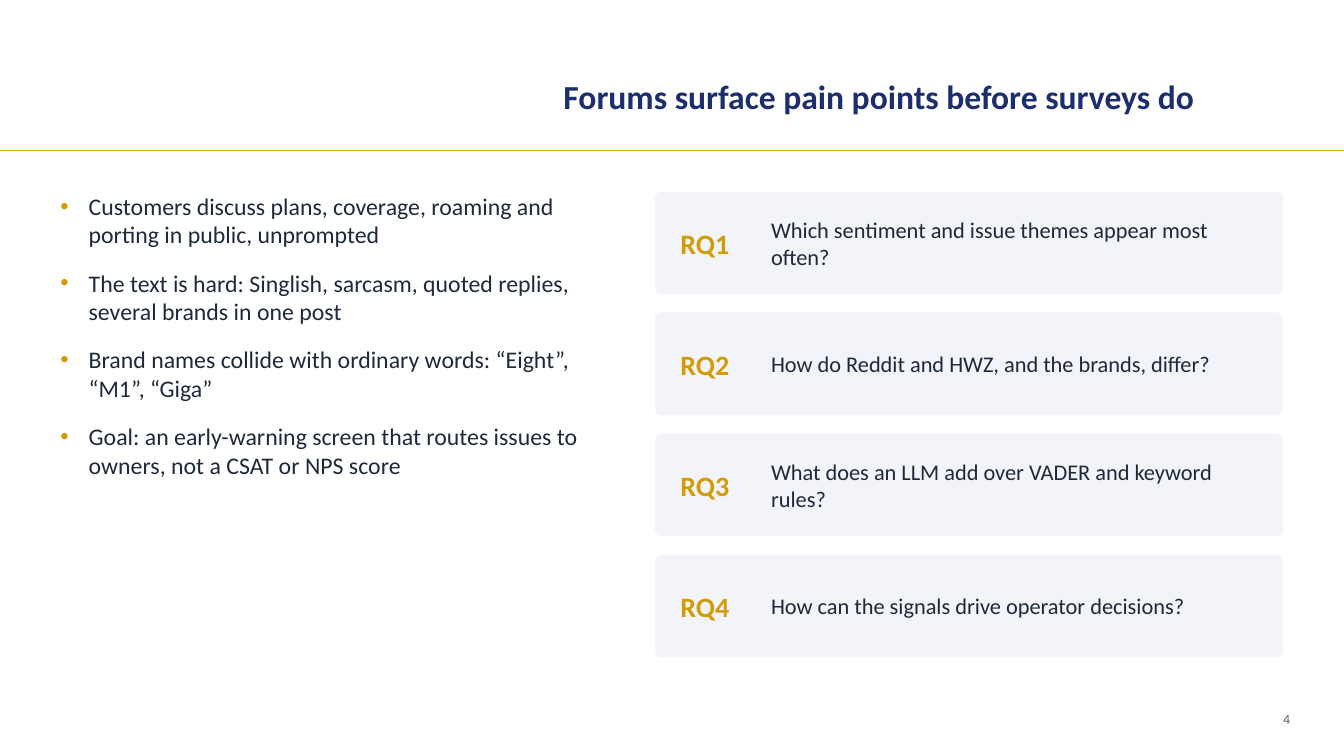
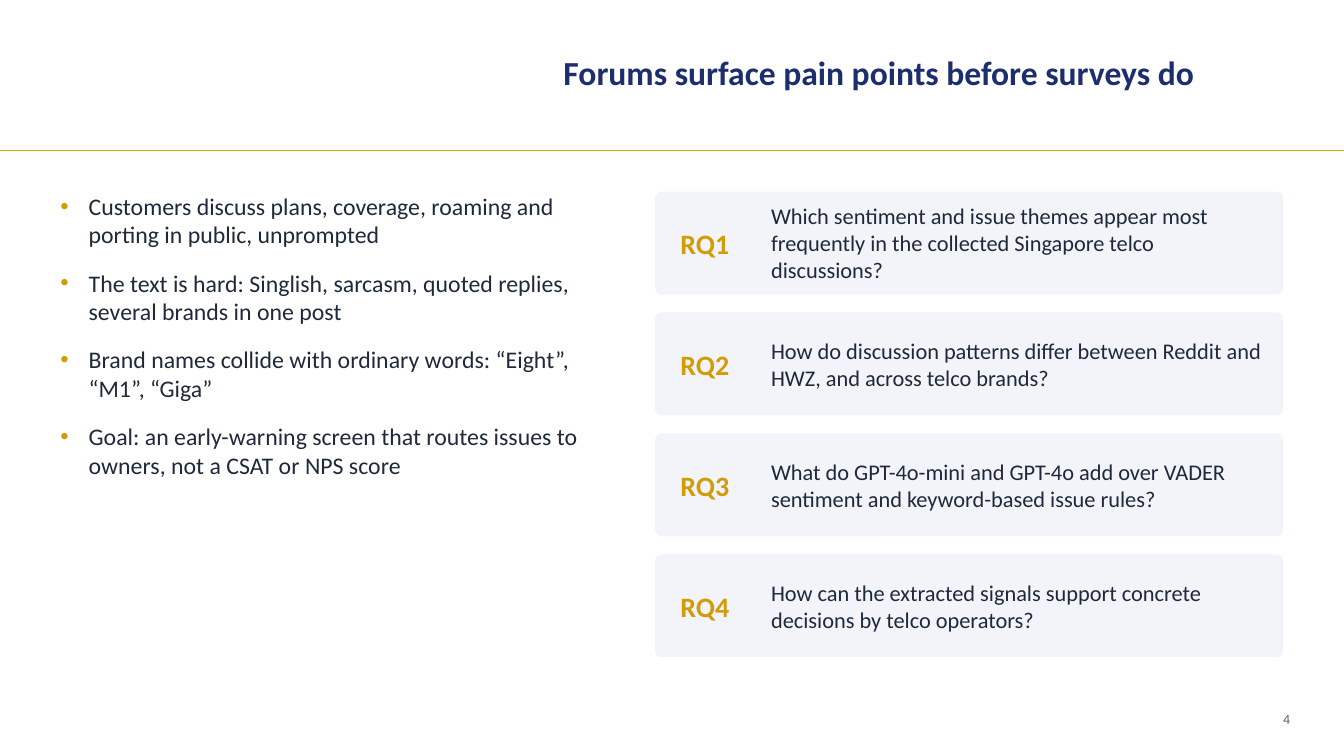
Before and after one commit to LizLicense/Public-Sentiment-Analysis-LLM-powered-Issue-Extraction, a slide deck: slide 4 of presentation/capstone_walkthrough_merged.pptx. Drawn at 1344x756 pixels with LibreOffice and Linux fonts; fonts in the diff are those of the drawing; background and template pictures are left out. Boxes give left, top, right and bottom in pixels: in the first picture for what was removed or moved away, otherwise in the second. Text is boxed around its words. In the diff, an @@ line names an element or a change of style, - is before the commit and + after.

```diff
--- a/presentation/capstone_walkthrough_merged.pptx
+++ b/presentation/capstone_walkthrough_merged.pptx
@@ text "Forums surface pain points before ..." moved from (x1=563, y1=85, x2=1194, y2=115) to (x1=563, y1=61, x2=1194, y2=91) @@
@@ text at (x1=771, y1=208, x2=1208, y2=278): text changed @@
-Which sentiment and issue themes appear most often?
+Which sentiment and issue themes appear most frequently in the collected Singapore telco discussions?
@@ text at (x1=771, y1=343, x2=1261, y2=389): text changed @@
-How do Reddit and HWZ, and the brands, differ?
+How do discussion patterns differ between Reddit and HWZ, and across telco brands?
@@ text at (x1=771, y1=464, x2=1225, y2=511): text changed @@
-What does an LLM add over VADER and keyword rules?
+What do GPT-4o-mini and GPT-4o add over VADER sentiment and keyword-based issue rules?
@@ text at (x1=771, y1=585, x2=1201, y2=632): text changed @@
-How can the signals drive operator decisions?
+How can the extracted signals support concrete decisions by telco operators?
```
Also in this commit, not shown: 24 other slides changed, 1 slide removed, 11 other files.
